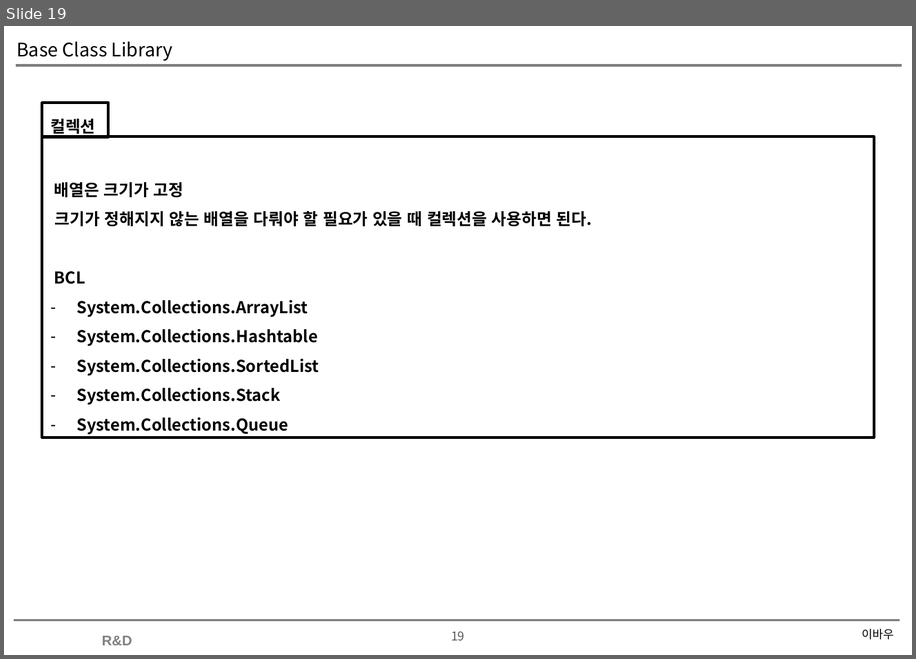
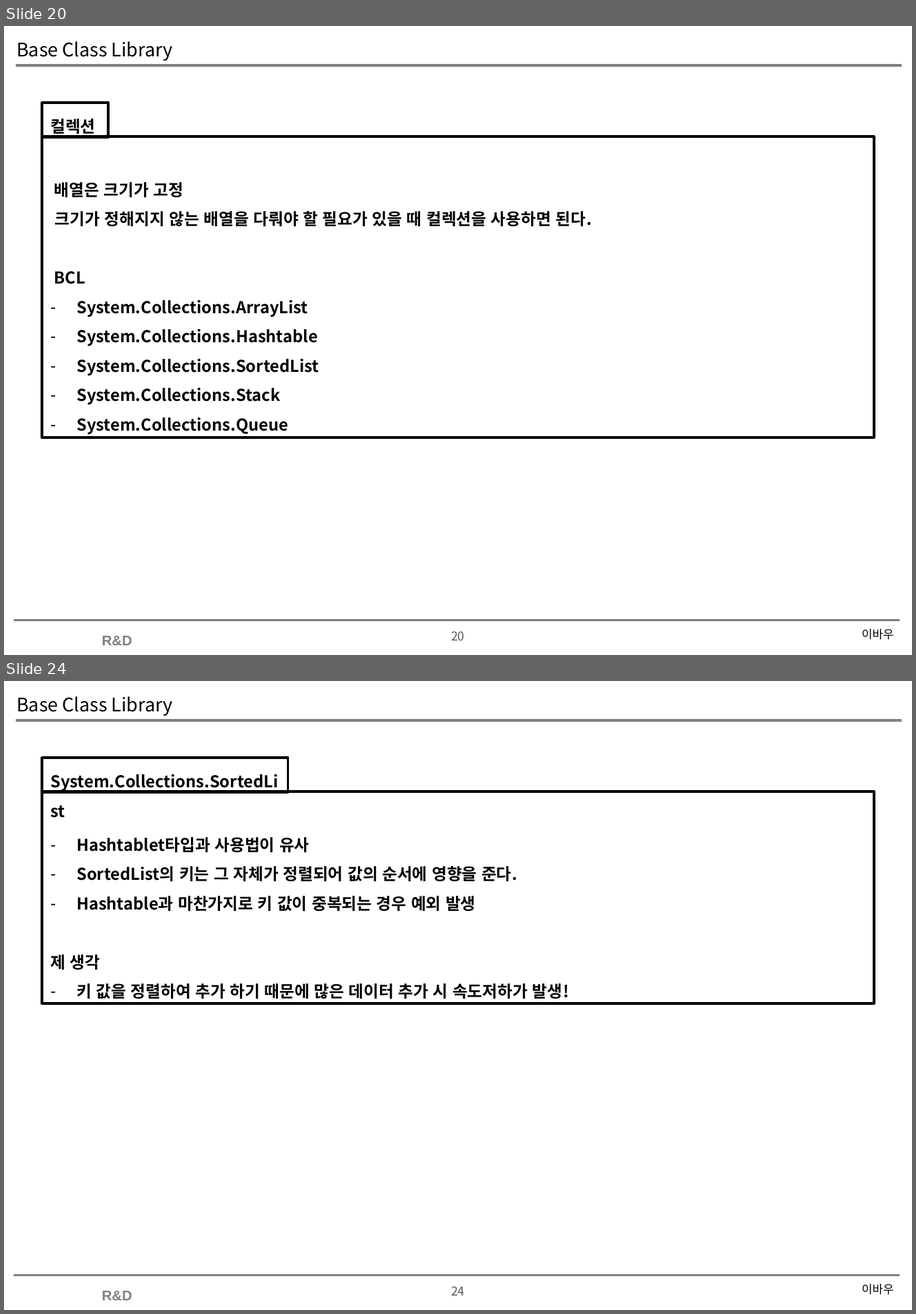
Before and after one commit to soultomind/CSharpStudy, a slide deck: CSharpStudy.Day20200627/Base Class Library.pptx. Shown one above the other, each under a label of ours: slide 19 before the commit, slides 20 and 24 after it; the slides between them are not shown. The pictures are 916x659 and 916x1314 pixels, drawn with LibreOffice and Linux fonts; fonts in the diff are those of the drawing; background and template pictures are left out. Boxes give left, top, right and bottom in pixels: in the first picture for what was removed or moved away, otherwise in the second. Text is boxed around its words. In the diff, an @@ line names an element or a change of style, - is before the commit and + after.

```diff
--- a/CSharpStudy.Day20200627/Base Class Library.pptx
+++ b/CSharpStudy.Day20200627/Base Class Library.pptx
@@ slide 24 added at [4, 681, 912, 1310], background #FFFFFF; not listed: 4 template elements that a slide beside it also shows @@
@@ title added at [16, 696, 173, 716], 16 pt, text #000000 @@
+Base Class Library
@@ rectangle added at [43, 758, 288, 793], outline #000000 2.25 pt, 14 pt, text #000000, bold @@
+System.Collections.SortedList
@@ rectangle added at [43, 791, 874, 1004], outline #000000 2.25 pt, 14 pt, text #000000, bold @@
+– Hashtablet타입과 사용법이 유사
+– SortedList의 키는 그 자체가 정렬되어 값의 순서에 영향을 준다.
+– Hashtable과 마찬가지로 키 값이 중복되는 경우 예외 발생
+제 생각
+– 키 값을 정렬하여 추가 하기 때문에 많은 데이터 추가 시 속도저하가 발생!
@@ text added at [862, 1283, 893, 1294], 10 pt, text #000000 @@
+이바우
@@ what was slide 19 is now slide 20 @@
@@ page number at [451, 631, 465, 640]: text changed @@
-19
+20
```
Also in this commit, not shown: 6 other slides added, 1 other file.
